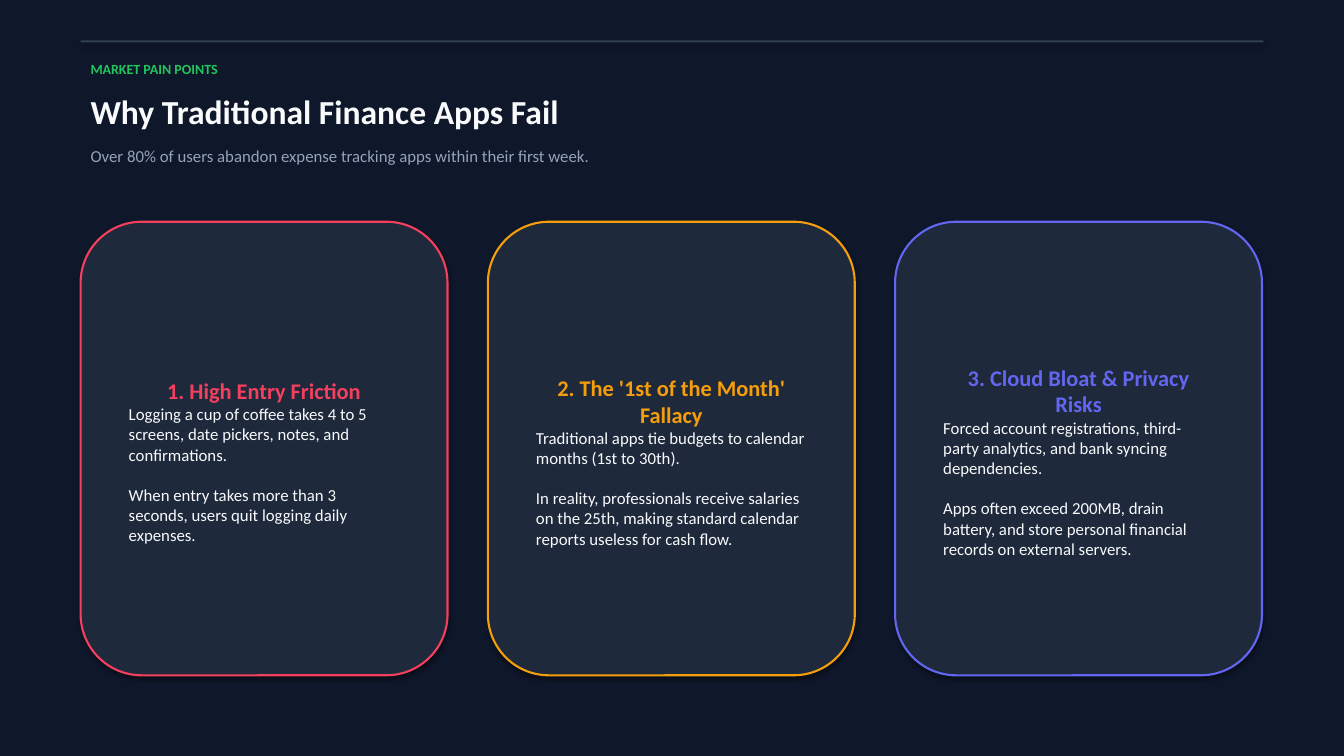
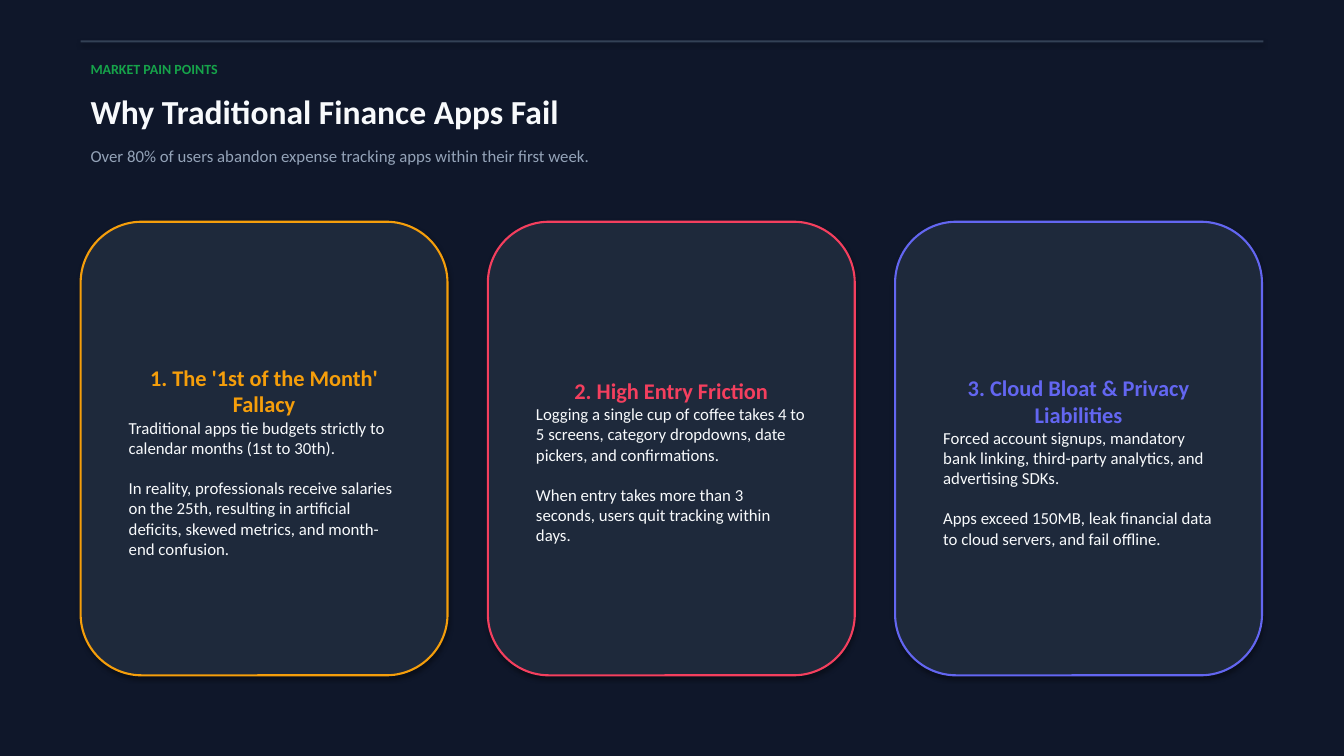
Before and after one commit to hosamsemry/SpendWise, a slide deck: slide 2 of SpendWise_Presentation.pptx. Drawn at 1344x756 pixels with LibreOffice and Linux fonts; fonts in the diff are those of the drawing. Boxes give left, top, right and bottom in pixels: in the first picture for what was removed or moved away, otherwise in the second. Text is boxed around its words. In the diff, an @@ line names an element or a change of style, - is before the commit and + after.

```diff
--- a/SpendWise_Presentation.pptx
+++ b/SpendWise_Presentation.pptx
@@ text "MARKET PAIN POINTS" at (x1=91, y1=65, x2=217, y2=74): text colour #22C55E to #16A34A @@
@@ rounded rectangle "1. The '1st of the ..." at (x1=81, y1=222, x2=448, y2=676): outline #F43F5E 1.5 pt to #F59E0B 1.5 pt @@
@@ rounded rectangle "2. High Entry Friction" at (x1=488, y1=222, x2=855, y2=676): outline #F59E0B 1.5 pt to #F43F5E 1.5 pt @@
@@ text in rounded rectangle at (x1=129, y1=370, x2=392, y2=555): text changed @@
-1. High Entry Friction
-Logging a cup of coffee takes 4 to 5 screens, date pickers, notes, and confirmations.
-When entry takes more than 3 seconds, users quit logging daily expenses.
+1. The '1st of the Month' Fallacy
+Traditional apps tie budgets strictly to calendar months (1st to 30th).
+In reality, professionals receive salaries on the 25th, resulting in artificial deficits, skewed metrics, and month-end confusion.
@@ text in rounded rectangle at (x1=536, y1=383, x2=804, y2=544): text changed @@
-2. The '1st of the Month' Fallacy
-Traditional apps tie budgets to calendar months (1st to 30th).
-In reality, professionals receive salaries on the 25th, making standard calendar reports useless for cash flow.
+2. High Entry Friction
+Logging a single cup of coffee takes 4 to 5 screens, category dropdowns, date pickers, and confirmations.
+When entry takes more than 3 seconds, users quit tracking within days.
@@ text in rounded rectangle at (x1=943, y1=380, x2=1212, y2=547): text changed @@
-3. Cloud Bloat & Privacy Risks
-Forced account registrations, third-party analytics, and bank syncing dependencies.
-Apps often exceed 200MB, drain battery, and store personal financial records on external servers.
+3. Cloud Bloat & Privacy Liabilities
+Forced account signups, mandatory bank linking, third-party analytics, and advertising SDKs.
+Apps exceed 150MB, leak financial data to cloud servers, and fail offline.
```
Also in this commit, not shown: 8 other slides changed, 1 slide added, 3 other files.
